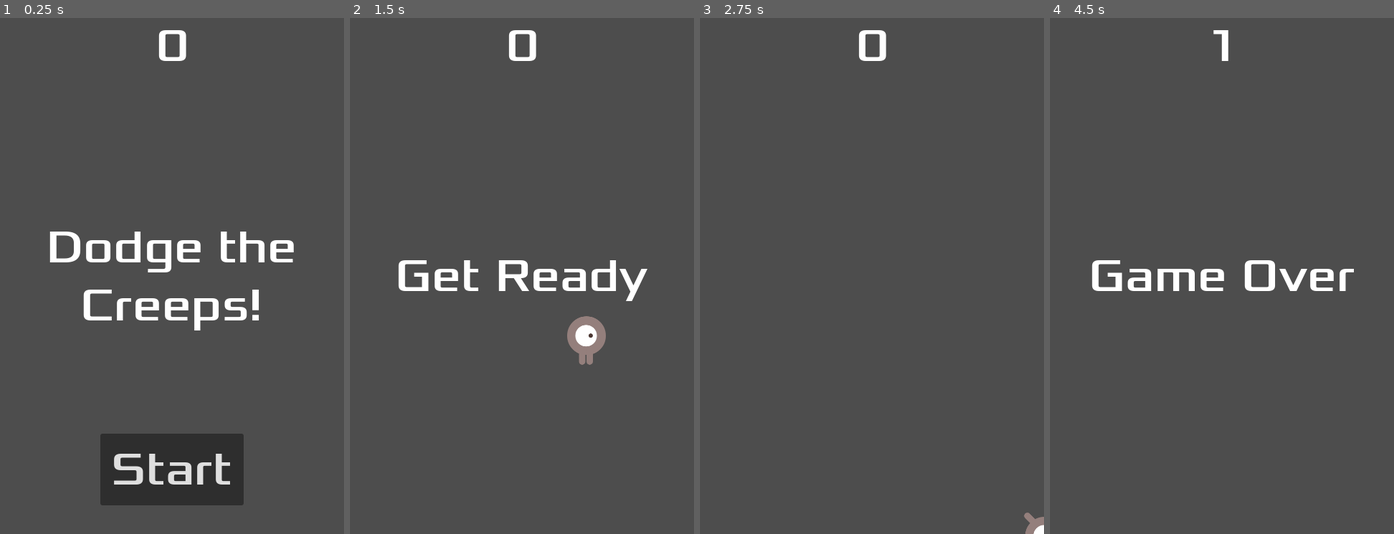
Above: before the commit, frames 1-4 (left to right).
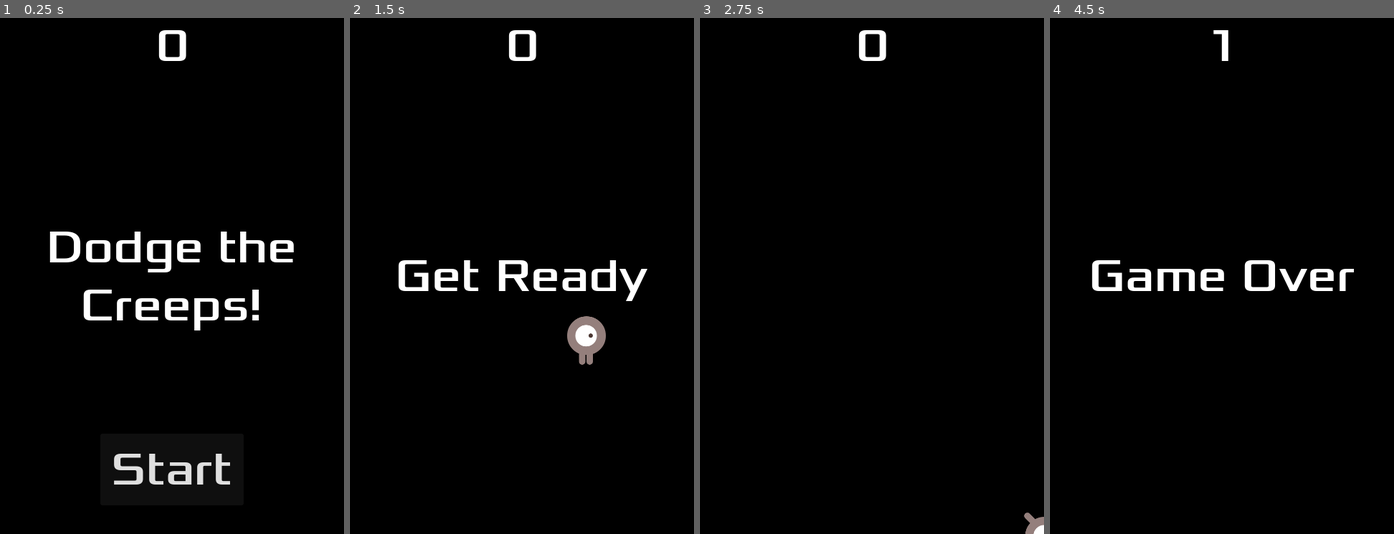
Above: after the commit, the same moments.

Repository: ProgrammingLogic/GoDotTutorial
Game: Godot game, scene res://main.tscn
The game is run twice, just before and just after one commit, with the same random seed, the same clock (stepped at 60 frames per second) and the same inputs.
Inputs:
- Up to frame 1 (0.25 s): no input
- Up to frame 2 (1.5 s): click "Start" at 0.5 s; tap Enter at 1.25 s; hold D (move_right) from 1.28 s (still down)
- Up to frame 3 (2.75 s): release D (move_right) at 2.03 s; hold S (move_down) from 2.03 s (still down)
- Up to frame 4 (4.5 s): release S (move_down) at 2.78 s; hold D (move_right) 2.78-3.53 s; hold W (move_up) 3.53-4.28 s; hold A (move_left) from 4.28 s (still down)

The runs differ from the first frame. In frame 1, 96% of the frame differs, in the area x 0-100%, y 0-100%; in frame 2, 97%; in frame 3, 100%; in frame 4, 98%.

Commit message:
Add ColorRect for a black background

Diff:
--- a/main.tscn
+++ b/main.tscn
@@ -14,6 +14,14 @@
 [node name="Main" type="Node"]
 script = ExtResource("1_0itun")
 mob_scene = ExtResource("2_seu2t")
+
+[node name="ColorRect" type="ColorRect" parent="."]
+anchors_preset = 15
+anchor_right = 1.0
+anchor_bottom = 1.0
+grow_horizontal = 2
+grow_vertical = 2
+color = Color(0, 0, 0, 1)
 
 [node name="Player" parent="." instance=ExtResource("3_lhdfy")]
 
